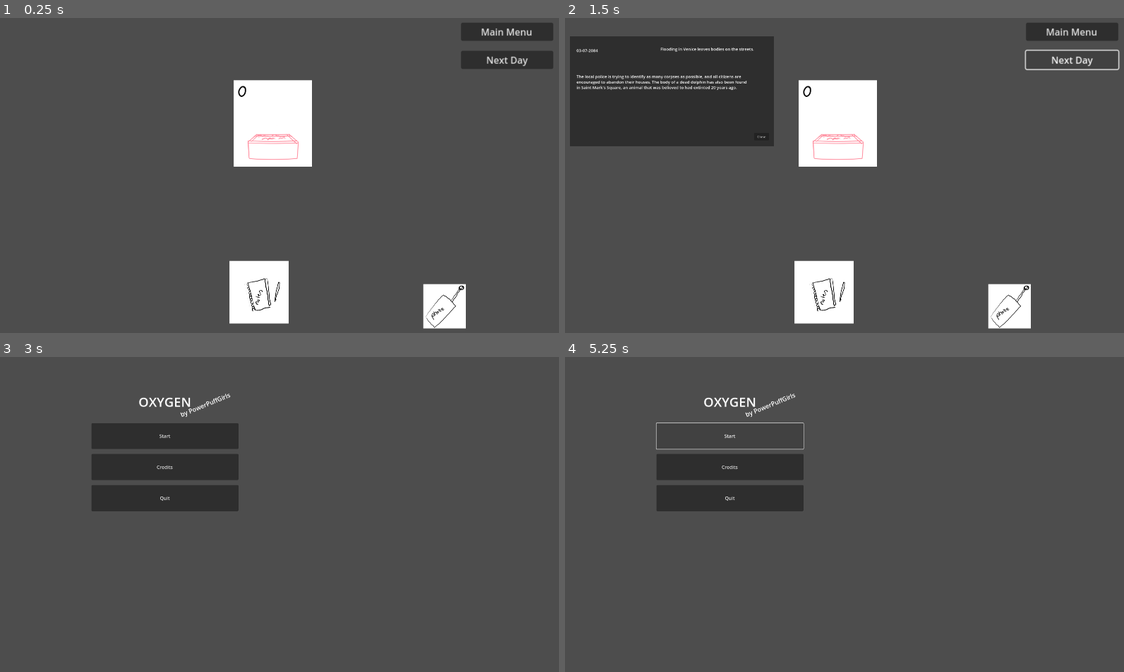
Above: before the commit, frames 1-4 (two rows, left to right).
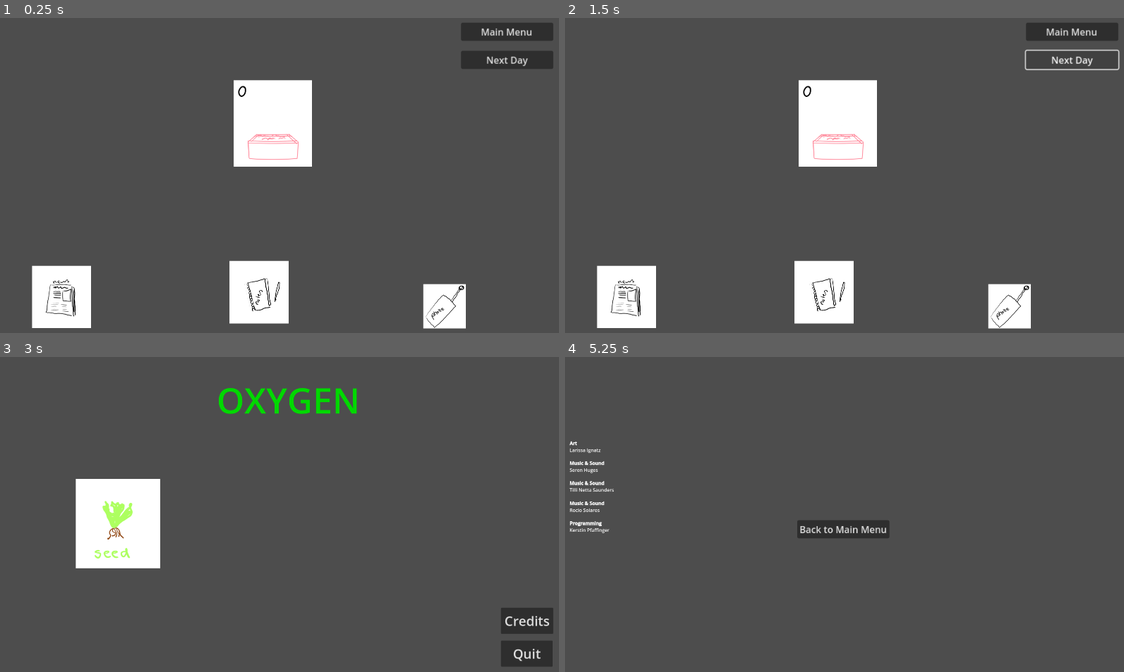
Above: after the commit, the same moments.

Repository: gringames/fem-devs-jam-24
Game: Godot game, scene res://Game/game.tscn
The game is run twice, just before and just after one commit, with the same random seed, the same clock (stepped at 60 frames per second) and the same inputs.
Inputs:
- Up to frame 1 (0.25 s): no input
- Up to frame 2 (1.5 s): click "Next Day" at 0.5 s; click "Next Day" at 1.25 s
- Up to frame 3 (3 s): click "Next Day" at 2 s; click "Main Menu" at 2.75 s
- Up to frame 4 (5.25 s): click "Credits" at 3.5 s; click "Back to Main Menu" at 4.25 s; click "Start" (after the commit: "Credits") at 5 s

The runs differ from the first frame. In frame 1, 2.1% of the frame differs, in the area x 5-17%, y 78-99%; in frame 2, 15%, in the area x 0-38%, y 5-99%; in frame 3, 12%; in frame 4, 6.0%.

Commit message:
add newspaper button and start new main menu

Diff:
--- /dev/null
+++ b/femdevsjam24/Features/ClickableObjects/Newspaper.tscn
@@ -0,0 +1,15 @@
+[gd_scene load_steps=4 format=3 uid="uid://dhbx1ybr467b2"]
+
+[ext_resource type="Script" path="res://Features/ClickableObjects/open_newspaper.gd" id="1_0fys1"]
+[ext_resource type="Texture2D" uid="uid://rrhm1bqfqqok" path="res://Art/news.png" id="2_yy4p0"]
+[ext_resource type="PackedScene" uid="uid://cr8ow5elky823" path="res://Features/ClickableObjects/Clickable.tscn" id="3_ujdy3"]
+
+[node name="Newspaper" type="Node2D"]
+script = ExtResource("1_0fys1")
+
+[node name="NewspaperVisual" type="Sprite2D" parent="."]
+texture = ExtResource("2_yy4p0")
+
+[node name="Clickable" parent="NewspaperVisual" instance=ExtResource("3_ujdy3")]
+position = Vector2(0, -6.10352e-05)
+scale = Vector2(15.6381, -16.0489)
--- /dev/null
+++ b/femdevsjam24/Features/ClickableObjects/open_newspaper.gd
@@ -0,0 +1,14 @@
+extends Node2D
+class_name OpenNewspaper
+
+@export var article: NewspaperArticle
+
+var clickable: Clickable
+
+func _ready() -> void:
+	clickable = $NewspaperVisual/Clickable
+	clickable.connect("mouse_clicked_on_object", show_article)
+
+
+func show_article() -> void:
+	article.appear()
--- a/femdevsjam24/Features/day_cycle/day_manager.gd
+++ b/femdevsjam24/Features/day_cycle/day_manager.gd
@@ -240,7 +240,6 @@
 		return
 	var current_newspaper: Array = news
 	newspaper.set_article(current_newspaper)
-	newspaper.appear()
 
 
 func _is_call_happening_today(calls: Array) -> bool:
--- a/femdevsjam24/Game/game.tscn
+++ b/femdevsjam24/Game/game.tscn
@@ -17,6 +17,7 @@
 [ext_resource type="PackedScene" uid="uid://c60w1gih8xyxv" path="res://Features/ClickableObjects/Phone.tscn" id="14_3hl40"]
 [ext_resource type="PackedScene" uid="uid://b78moksmavcck" path="res://Features/ClickableObjects/Notebook.tscn" id="15_lu1wx"]
 [ext_resource type="PackedScene" uid="uid://bi68oladgtk0t" path="res://Text/TaskList.tscn" id="16_cw5wg"]
+[ext_resource type="PackedScene" uid="uid://dhbx1ybr467b2" path="res://Features/ClickableObjects/Newspaper.tscn" id="18_hng1r"]
 
 [node name="Game" type="Node2D"]
 position = Vector2(424, 184)
@@ -91,3 +92,8 @@
 [node name="NewspaperArticle" parent="." instance=ExtResource("13_k3c02")]
 position = Vector2(-488, -256)
 scale = Vector2(0.7, 0.7)
+
+[node name="Newspaper" parent="." node_paths=PackedStringArray("article") instance=ExtResource("18_hng1r")]
+position = Vector2(-200, 768)
+scale = Vector2(0.7, 0.7)
+article = NodePath("../NewspaperArticle")
--- a/femdevsjam24/Newspaper/newspaper_article.gd
+++ b/femdevsjam24/Newspaper/newspaper_article.gd
@@ -23,6 +23,7 @@
 
 func set_article(article :Array):
 	if article.size() != 3:
+		_clear_all()
 		return
 	_set_date(article[0])
 	_set_headline(article[1])
@@ -53,4 +54,3 @@
 
 func disappear() -> void:
 	hide()
-	_clear_all()
--- a/femdevsjam24/menus/main_menu.tscn
+++ b/femdevsjam24/menus/main_menu.tscn
@@ -1,62 +1,46 @@
-[gd_scene load_steps=3 format=3 uid="uid://dwep1hx2ss3np"]
+[gd_scene load_steps=4 format=3 uid="uid://dwep1hx2ss3np"]
 
 [ext_resource type="Script" path="res://Buttons/open_scene.gd" id="1_jfuih"]
 [ext_resource type="Script" path="res://menus/quit_game.gd" id="2_a1ba0"]
+[ext_resource type="Texture2D" uid="uid://bh1hvrkl581ju" path="res://Art/Plant/seed.png" id="3_kqxqe"]
 
 [node name="Node2D" type="Node2D"]
 
-[node name="StartGameButton" type="Button" parent="."]
-offset_left = 326.0
-offset_top = 226.0
-offset_right = 826.0
-offset_bottom = 314.0
+[node name="CreditsButton" type="Button" parent="."]
+offset_left = 1720.0
+offset_top = 856.0
+offset_right = 1898.0
+offset_bottom = 945.0
 size_flags_vertical = 3
-text = "Start
-"
-script = ExtResource("1_jfuih")
-sceneToOpenPath = "res://game.tscn"
-
-[node name="CreditsButton" type="Button" parent="."]
-offset_left = 326.0
-offset_top = 331.0
-offset_right = 826.0
-offset_bottom = 420.0
-size_flags_vertical = 3
+theme_override_font_sizes/font_size = 45
 text = "Credits"
 script = ExtResource("1_jfuih")
 sceneToOpenPath = "res://menus/credits.tscn"
 
 [node name="QuitButton" type="Button" parent="."]
-offset_left = 326.0
-offset_top = 437.0
-offset_right = 826.0
-offset_bottom = 526.0
+offset_left = 1720.0
+offset_top = 968.0
+offset_right = 1896.0
+offset_bottom = 1057.0
 size_flags_vertical = 3
+theme_override_font_sizes/font_size = 45
 text = "Quit
 "
 script = ExtResource("2_a1ba0")
 
 [node name="GameNameRTL" type="RichTextLabel" parent="."]
 custom_minimum_size = Vector2(100, 100)
-offset_left = 328.0
-offset_top = 122.0
-offset_right = 824.0
-offset_bottom = 222.0
+offset_left = 640.0
+offset_top = 64.0
+offset_right = 1352.0
+offset_bottom = 256.0
 size_flags_vertical = 3
-theme_override_font_sizes/normal_font_size = 44
+theme_override_colors/default_color = Color(0, 0.85098, 0, 1)
+theme_override_font_sizes/normal_font_size = 120
 bbcode_enabled = true
 text = "[center]OXYGEN[/center]"
 text_direction = 1
 
-[node name="StudioRTL" type="RichTextLabel" parent="."]
-custom_minimum_size = Vector2(100, 100)
-offset_left = 624.0
-offset_top = 184.0
-offset_right = 808.0
-offset_bottom = 284.0
-rotation = -0.392287
-size_flags_vertical = 3
-theme_override_font_sizes/normal_font_size = 21
-bbcode_enabled = true
-text = "by PowerPuffGirls"
-text_direction = 1
+[node name="Seed" type="Sprite2D" parent="."]
+position = Vector2(416, 568)
+texture = ExtResource("3_kqxqe")
Binary file added: femdevsjam24/Art/Plant/seed.png
Not shown, added: femdevsjam24/Art/Plant/seed.png.import
Binary file added: femdevsjam24/Art/news.png
Not shown, added: femdevsjam24/Art/news.png.import
Not shown: 1 places in femdevsjam24/Game/game.tscn that only renumber resources
